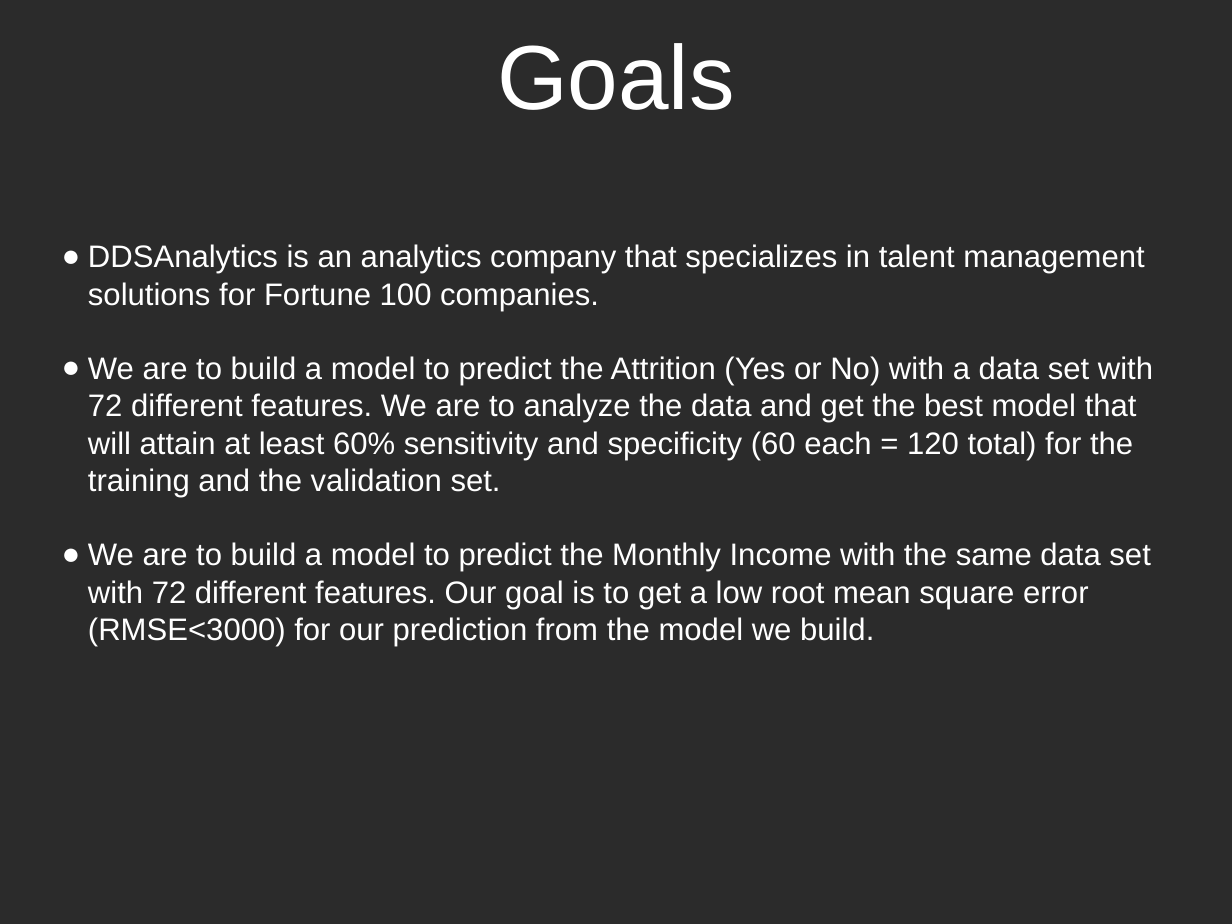
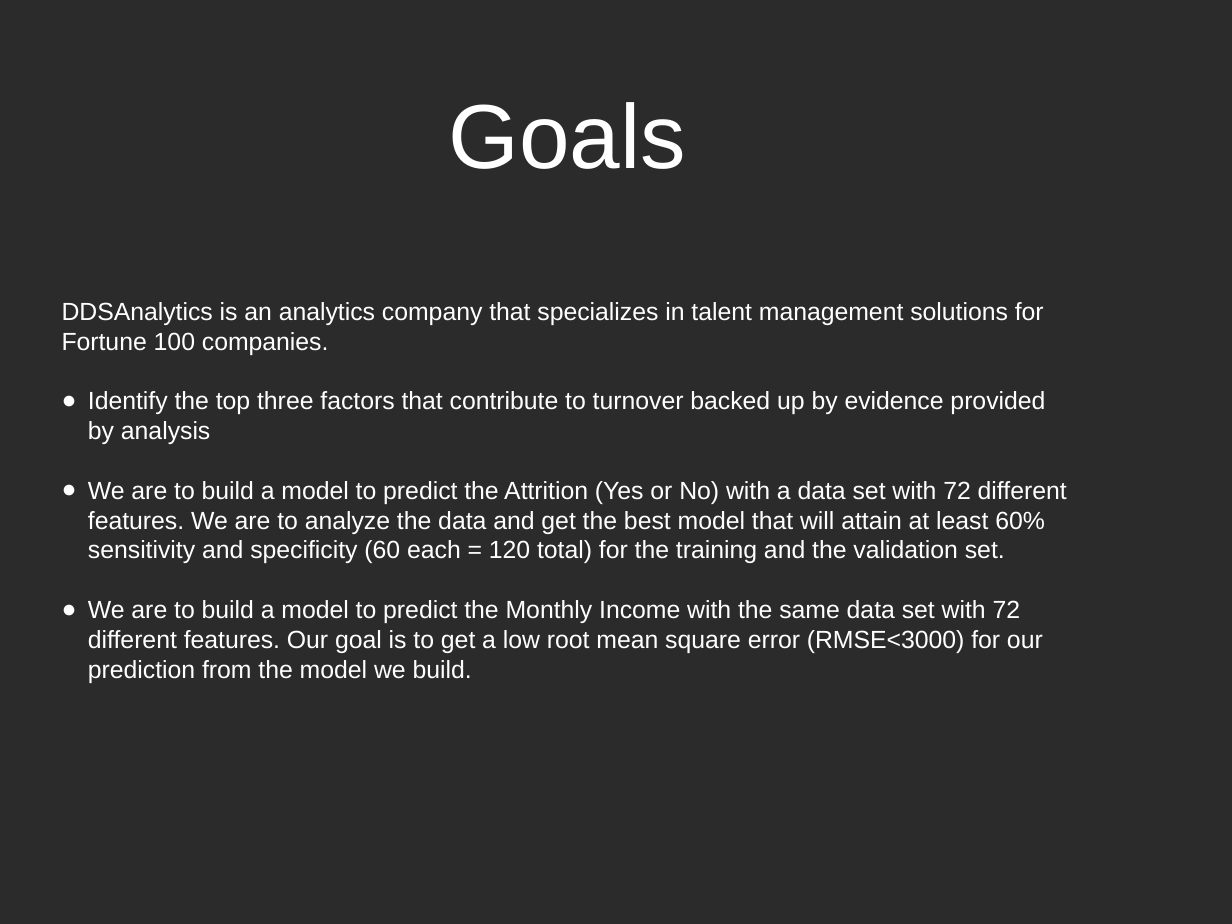
Before and after one commit to nwaoguIkenna/CaseStudy2DDS, a slide deck: slide 2 of Case Study 2 - Final Presentation.pptx. Drawn at 1232x924 pixels with LibreOffice and Linux fonts; fonts in the diff are those of the drawing; background and template pictures are left out; a plain dark background stands for a picture behind light text. Boxes give left, top, right and bottom in pixels: in the first picture for what was removed or moved away, otherwise in the second. Text is boxed around its words. In the diff, an @@ line names an element or a change of style, - is before the commit and + after.

```diff
--- a/Case Study 2 - Final Presentation.pptx
+++ b/Case Study 2 - Final Presentation.pptx
@@ text at [62,302,1067,683]: size 20 to 16 pt in "DDSAnalytics is an analytics company that specializes ...", "We are to build a model to ...", "We are to build a model to ..."; bullet ● to none @@
@@ text at [88,391,1045,444]: paragraph added @@
+● Identify the top three factors that contribute to turnover backed up by evidence provided by analysis
```
Also in this commit, not shown: 3 slides added, 3 other files.
